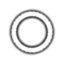
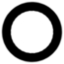
Layers edited between the first and the second 64 × 64 image:
painted on "Layer" over [left=9, top=9, right=55, bottom=55]
painted on "Layer #1" over [left=1, top=1, right=63, bottom=63]
